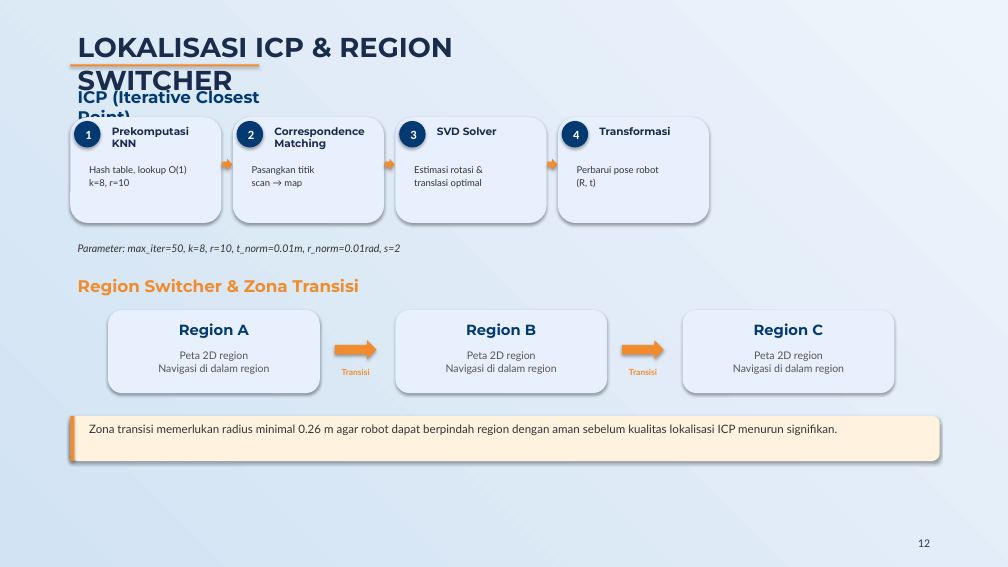
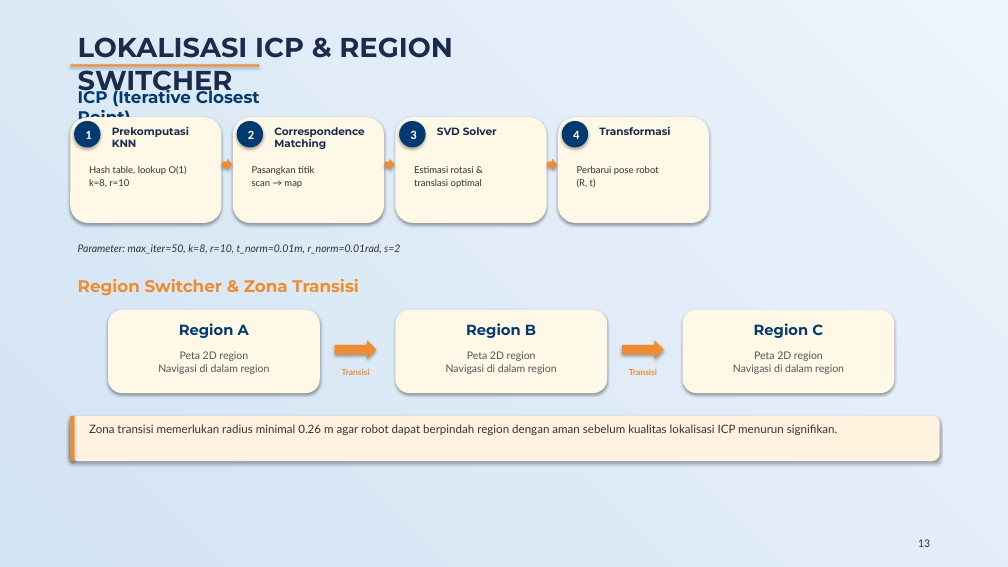
Before and after one commit to bagaswizard/Buku_TA, a slide deck: slide 13 of Presentasi_Sidang_TA.pptx (slide 12 before the commit). Drawn at 1008x567 pixels with LibreOffice and Linux fonts; fonts in the diff are those of the drawing. Boxes give left, top, right and bottom in pixels: in the first picture for what was removed or moved away, otherwise in the second. Text is boxed around its words. In the diff, an @@ line names an element or a change of style, - is before the commit and + after.

```diff
--- a/Presentasi_Sidang_TA.pptx
+++ b/Presentasi_Sidang_TA.pptx
@@ fill #E8F0FE to #FFF8E7 in 7 elements at <box>70,117,222,223</box>, <box>233,117,384,223</box>, <box>395,117,547,223</box>, <box>558,117,709,223</box>, <box>395,310,607,393</box>, <box>683,310,895,393</box>, <box>108,310,320,393</box> @@
```
Also in this commit, not shown: 20 other slides changed, 1 slide added, 22 other files.
